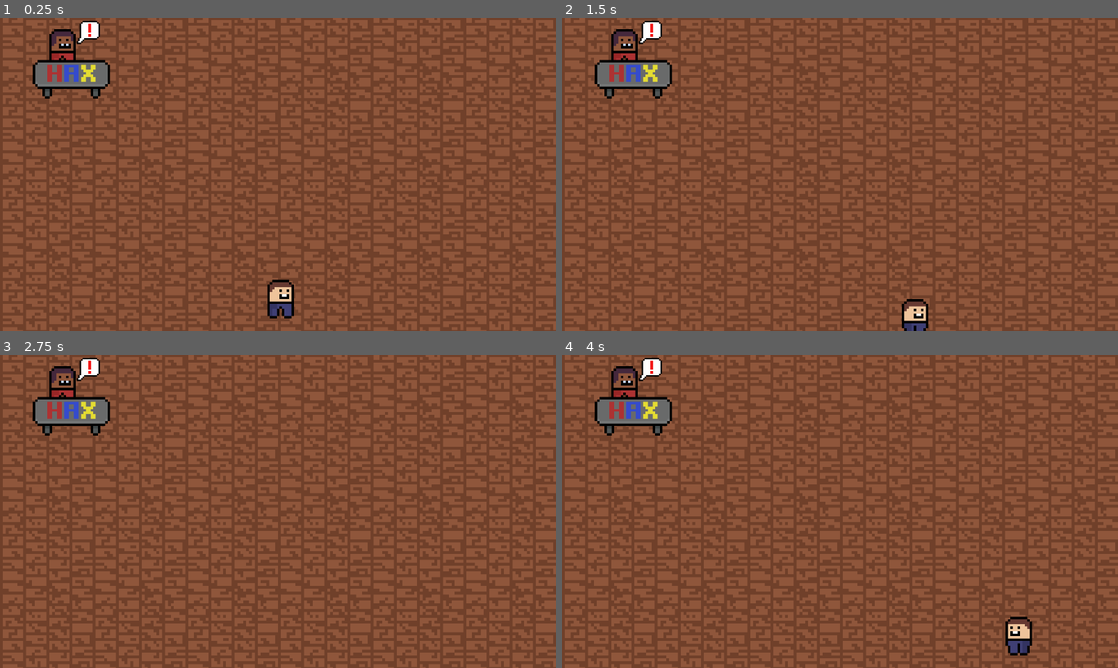
Above: before the commit, frames 1-4 (two rows, left to right).
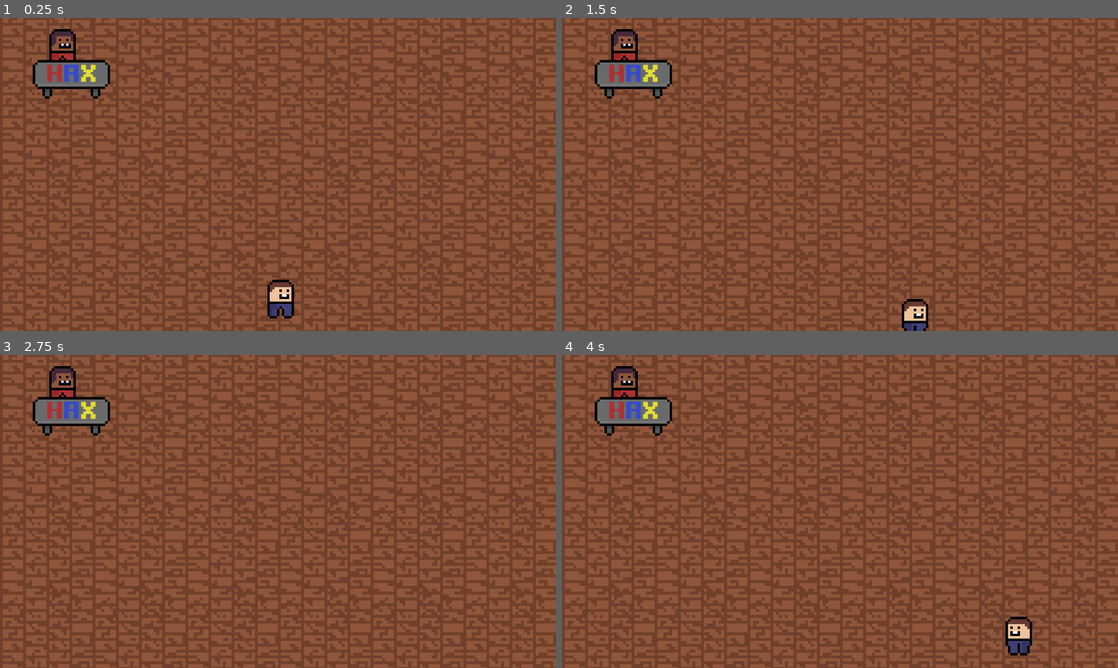
Above: after the commit, the same moments.

Repository: yuwex/bitcamp2025
Game: Godot game, scene res://scenes/game/main.tscn
The game is run twice, just before and just after one commit, with the same random seed, the same clock (stepped at 60 frames per second) and the same inputs. This scene is started directly instead of the project's main scene.
Inputs:
- Up to frame 1 (0.25 s): no input
- Up to frame 2 (1.5 s): tap Enter at 0.5 s; hold D (right) 0.53-1.28 s; hold Space (interact) 0.53-1.28 s; hold S (down) from 1.28 s (still down); tap Space (interact) at 1.35 s
- Up to frame 3 (2.75 s): release S (down) at 2.03 s; hold D (right) from 2.03 s (still down); hold Shift (sprint) from 2.03 s (still down); tap Space (interact) at 2.3 s
- Up to frame 4 (4 s): tap Space (interact) at 2.75, 2.85 s; release D (right) at 2.78 s; release Shift (sprint) at 2.78 s; hold W (up) 2.78-3.53 s; hold A (left) from 3.53 s (still down); hold Space (interact) from 3.53 s (still down)

The runs differ from the first frame. In frame 1, 0.2% of the frame differs, in the area x 13-18%, y 0-9%; in frame 2, 0.2%; in frame 3, 0.2%; in frame 4, 0.2%.

Commit message:
ignoring events added

Diff:
--- a/scenes/game/main.gd
+++ b/scenes/game/main.gd
@@ -2,8 +2,6 @@
 
 func _ready() -> void:
 	EventManager.initEvents()
-	GameManager.triggerEvents()
 
 func _on_timer_timeout() -> void:
-	pass
-	# GameManager.timerTick()
+	GameManager.timerTick()
--- a/scenes/gamelogic/gameManager.gd
+++ b/scenes/gamelogic/gameManager.gd
@@ -1,9 +1,9 @@
 class_name GameManager
 
 static var time : int = 36 * 60
-static var events_start_cooldown : int = 45
+static var events_start_cooldown : int = 5
 static var events_active : bool = false
-static var events_end_cooldown : int = 30
+static var events_end_cooldown : int = 0
 
 static func timerTick() -> void:
 	time -= 1
@@ -17,7 +17,7 @@
 			events_end_cooldown -= 1
 		if events_end_cooldown == 0:
 			events_active = false
-			#cancel events
+			cancelEvents()
 			events_start_cooldown = 45
 	else:
 		if events_start_cooldown > 0:
@@ -27,10 +27,17 @@
 			triggerEvents()
 			events_end_cooldown = 30
 
+	print(time)
+	print(events_start_cooldown)
+	print(events_end_cooldown)
+
 static func triggerEvents() -> void:
 	var stations : Array[Event.Station] = [Event.Station.HACKING, Event.Station.SPONSOR, Event.Station.FOOD, Event.Station.HARDWARE, Event.Station.WORKSHOP, Event.Station.EXIT, Event.Station.PRESENTATION]
 	var events = chooseEvents(stations, Stats.stats, 3)
 	GlobalSignals.emit_signal("start_events", events)
+
+static func cancelEvents() -> void:
+	GlobalSignals.emit_signal("events_ignored")
 
 static func chooseEvents(stations: Array[Event.Station], stats: Dictionary[Stats.StatType, int], amount : int) -> Array[Event] :
 	if amount > len(stations):
--- a/scenes/gamelogic/global_signals.gd
+++ b/scenes/gamelogic/global_signals.gd
@@ -1,3 +1,4 @@
 extends Node
 
 signal start_events(events : Array[Event])
+signal events_ignored()
--- a/scenes/station/station.gd
+++ b/scenes/station/station.gd
@@ -7,6 +7,7 @@
 
 func _ready():
 	GlobalSignals.connect("start_events", _on_start_events)
+	GlobalSignals.connect("events_ignored", _on_events_ignored)
 	notification.visible = false
 
 func _on_start_events(events: Array[Event]):
@@ -15,3 +16,7 @@
 			notification.visible = true
 			interact.has_event = true
 			interact.event = event
+
+func _on_events_ignored():
+	notification.visible = false
+	interact.has_event = false
